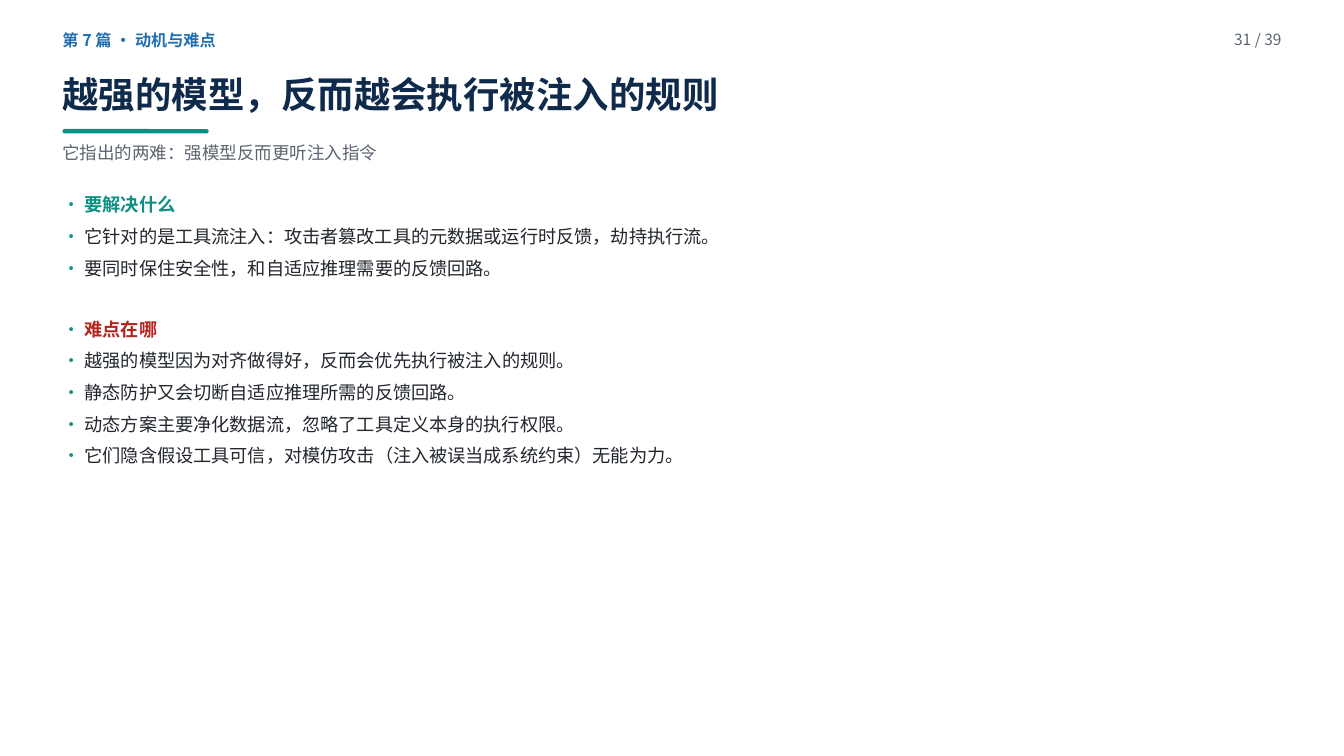
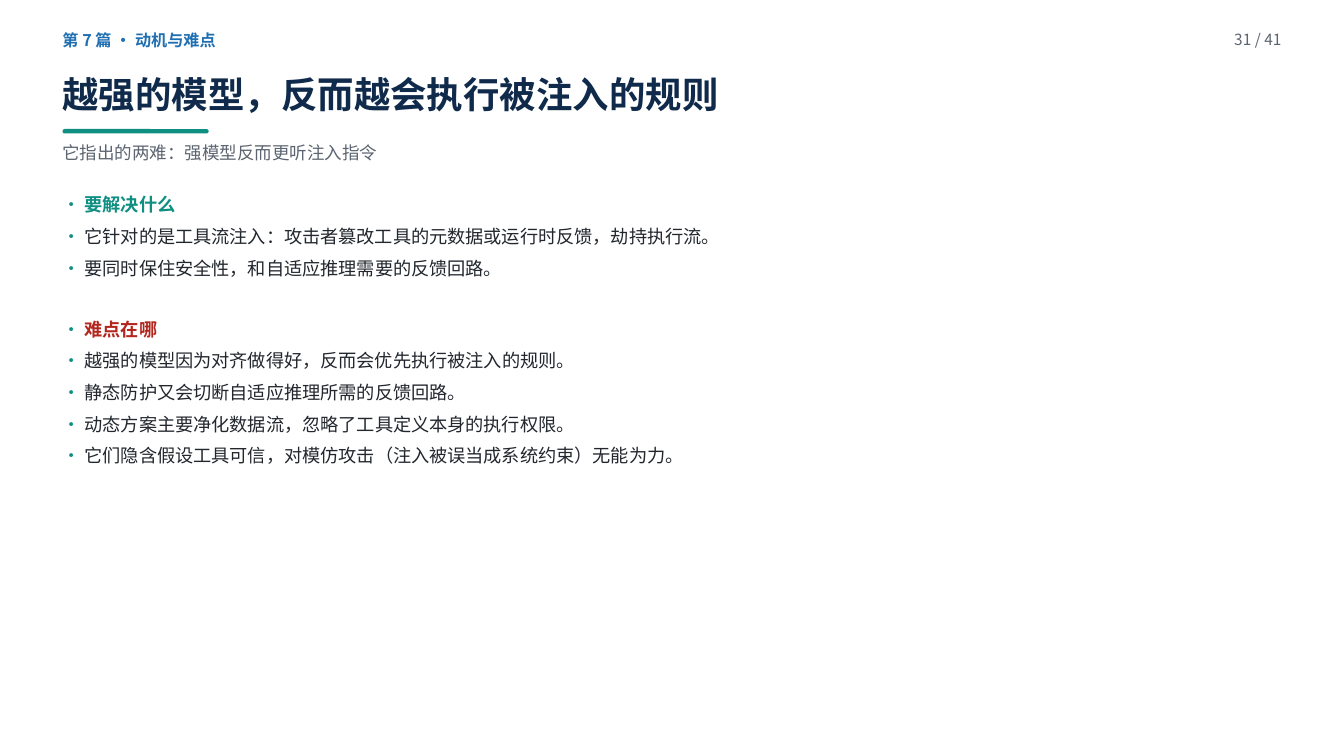
Before and after one commit to yiiiiiii1/multi-agent-remote-sensing, a slide deck: slide 31 of 阶段2-卫星多智能体防御/presentations/卫星多智能体安全调研汇报.pptx. Drawn at 1344x756 pixels with LibreOffice and Linux fonts; fonts in the diff are those of the drawing. Boxes give left, top, right and bottom in pixels: in the first picture for what was removed or moved away, otherwise in the second. Text is boxed around its words. In the diff, an @@ line names an element or a change of style, - is before the commit and + after.

```diff
--- a/阶段2-卫星多智能体防御/presentations/卫星多智能体安全调研汇报.pptx
+++ b/阶段2-卫星多智能体防御/presentations/卫星多智能体安全调研汇报.pptx
@@ text at bbox=[1234, 33, 1281, 45]: text changed @@
-31 / 39
+31 / 41
```
Also in this commit, not shown: 36 other slides changed, 2 slides added, 2 other files.
